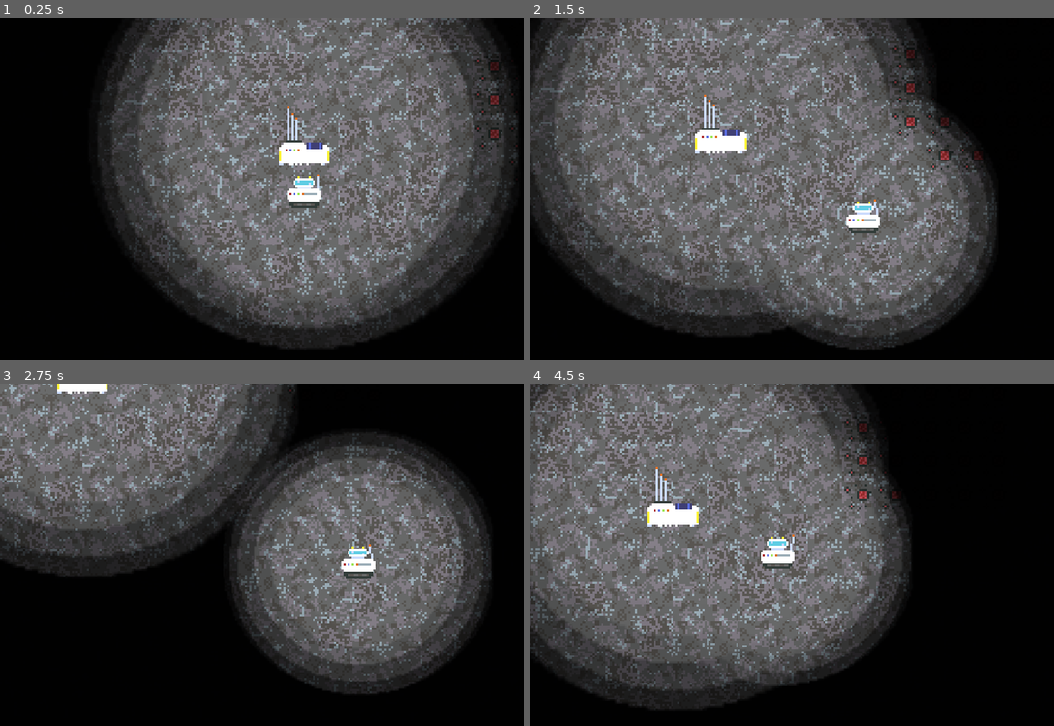
Above: before the commit, frames 1-4 (two rows, left to right).
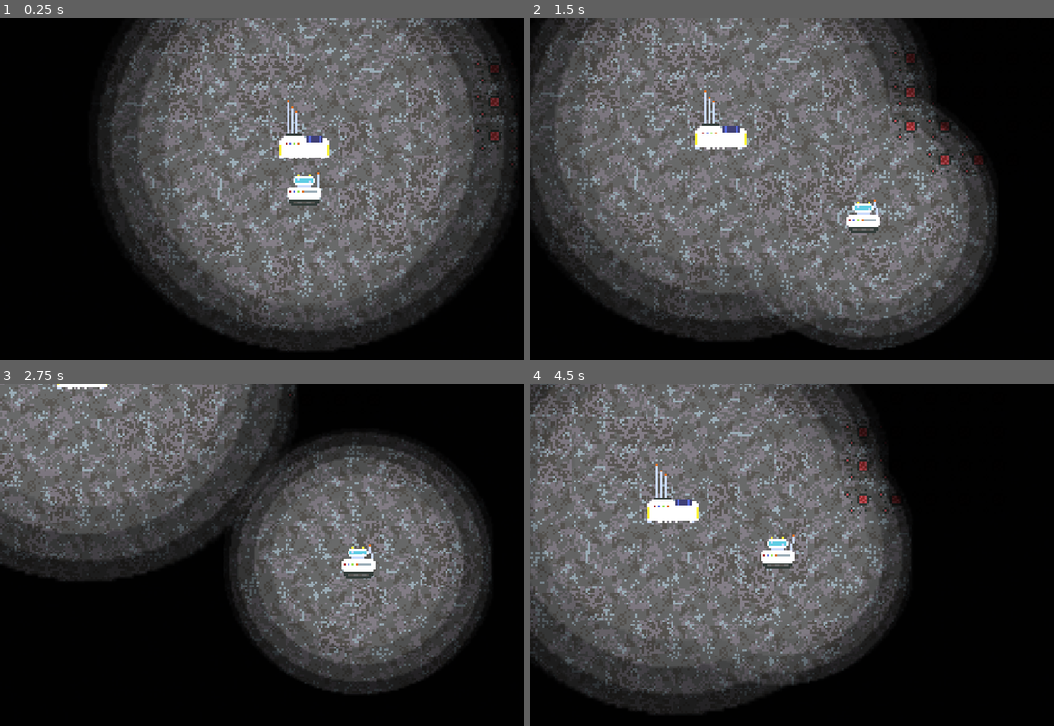
Above: after the commit, the same moments.

Repository: DanielDe8/Moonrunner
Game: Godot game, scene res://Scenes/Main.tscn
The game is run twice, just before and just after one commit, with the same random seed, the same clock (stepped at 60 frames per second) and the same inputs.
Inputs (mouse positions are in pixels of both pictures, inside the frame that each line leads up to):
- Up to frame 1 (0.25 s): no input
- Up to frame 2 (1.5 s): tap Enter at 0.5 s; move the mouse to (970, 171) at 0.52 s; hold Right (right) 0.53-1.28 s; click (970, 171) at 0.67 s; move the mouse to (713, 206) at 1.27 s; hold Down (down) from 1.28 s (still down)
- Up to frame 3 (2.75 s): move the mouse to (366, 479) at 2.02 s; release Down (down) at 2.03 s; hold Right (right) from 2.03 s (still down)
- Up to frame 4 (4.5 s): move the mouse to (802, 623) at 2.77 s; release Right (right) at 2.78 s; hold Up (up) 2.78-3.53 s; click (802, 623) at 2.92 s; move the mouse to (1017, 606) at 3.52 s; hold Left (left) from 3.53 s (still down); move the mouse to (650, 503) at 4.27 s

The runs differ from the first frame. In frame 1, 19% of the frame differs, in the area x 20-99%, y 0-98%; in frame 2, 24%, in the area x 0-88%, y 0-97%; in frame 3, 16%; in frame 4, 21%.

Commit message:
some ocd changes

Diff:
--- a/Objects/base_camp.tscn
+++ b/Objects/base_camp.tscn
@@ -15,6 +15,7 @@
 
 [node name="Sprite2D" type="Sprite2D" parent="." unique_id=884422120]
 texture_filter = 1
+position = Vector2(0, -4)
 texture = ExtResource("1_igspp")
 
 [node name="PointLight2D" type="PointLight2D" parent="." unique_id=884422121]
@@ -22,14 +23,12 @@
 texture_scale = 1.6
 
 [node name="StaticBody2D" type="StaticBody2D" parent="." unique_id=1512177957]
+position = Vector2(0, 3)
 
 [node name="CollisionShape2D" type="CollisionShape2D" parent="StaticBody2D" unique_id=728767698]
-position = Vector2(0, 8)
 shape = SubResource("CapsuleShape2D_rewik")
 
 [node name="Area2D" type="Area2D" parent="." unique_id=1034230670]
-position = Vector2(0, 3)
 
 [node name="CollisionShape2D" type="CollisionShape2D" parent="Area2D" unique_id=675561524]
-position = Vector2(0, -3)
 shape = SubResource("CircleShape2D_mqatm")
